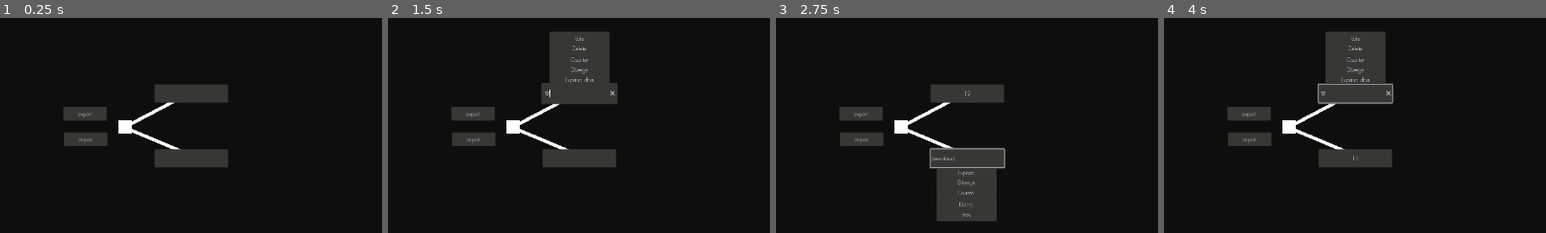
Above: before the commit, frames 1-4 (left to right).
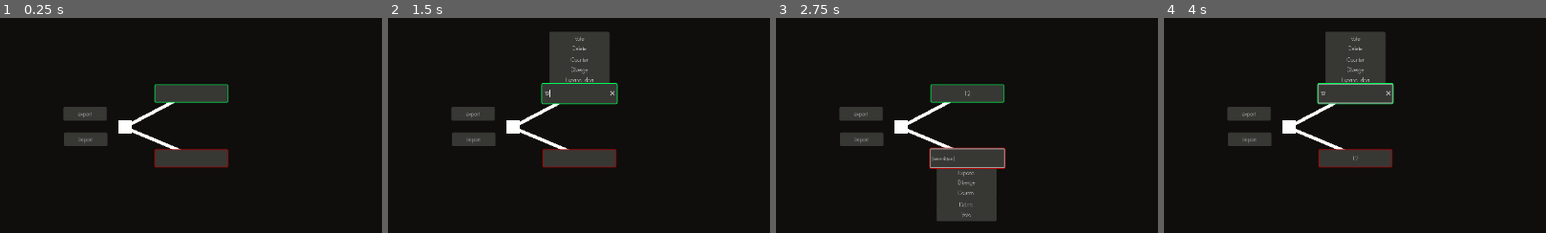
Above: after the commit, the same moments.

Repository: eqgy/understandingtree
Game: Godot game, scene res://understanding tree.tscn
Two runs of this game, one before a commit and one after it. Both use one fixed random seed, a clock stepped at 60 frames per second and the inputs below.
Inputs (mouse positions are % of the whole screen's width and height, from its top left):
- Up to frame 1 (0.25 s): no input
- Up to frame 2 (1.5 s): click (59, 42) at 0.5 s; click (59, 42) at 1.27 s; type "12" at 1.35 s
- Up to frame 3 (2.75 s): click (59, 57) at 2 s
- Up to frame 4 (4 s): click (59, 57) at 2.77 s; type "12" at 2.85 s; click "12" at 3.5 s
The pictures show only the part of the screen within x 34-84%, y 25-75%; the shares and areas given below are measured in that part.

The runs differ from the first frame. In frame 1, 0.7% of the frame differs, in the area x 40-60%, y 30-70%; in frame 2, 0.7%; in frame 3, 0.7%, in the area x 40-61%, y 30-71%; in frame 4, 0.7%.

Commit message:
Leaf nodes colored and slider position changed

Diff:
--- a/application iterations/iteration 1/a node.tscn
+++ b/application iterations/iteration 1/a node.tscn
@@ -1,9 +1,11 @@
-[gd_scene load_steps=12 format=3 uid="uid://biijdxa5vbai2"]
+[gd_scene load_steps=14 format=3 uid="uid://biijdxa5vbai2"]
 
 [ext_resource type="Script" path="res://a_node.gd" id="1_lkhld"]
 [ext_resource type="Theme" uid="uid://bosbvfdtv48xf" path="res://node theme.tres" id="1_ssop8"]
 [ext_resource type="Script" path="res://leaf.gd" id="2_g56ri"]
+[ext_resource type="Theme" uid="uid://cds065iq12qql" path="res://solution_theme.tres" id="2_kicbh"]
 [ext_resource type="Script" path="res://add_branch_button.gd" id="4_pq1f4"]
+[ext_resource type="Theme" uid="uid://bs0cajhbjb6g7" path="res://problem_theme.tres" id="4_xkqwe"]
 [ext_resource type="Script" path="res://delete.gd" id="5_iskqk"]
 [ext_resource type="Script" path="res://line_edit.gd" id="6_3ocxf"]
 [ext_resource type="PackedScene" uid="uid://cqy0v20iux2nn" path="res://vote.tscn" id="6_pnrlj"]
@@ -46,7 +48,7 @@
 grow_vertical = 2
 size_flags_horizontal = 4
 size_flags_vertical = 4
-theme = ExtResource("1_ssop8")
+theme = ExtResource("2_kicbh")
 toggle_mode = true
 script = ExtResource("2_g56ri")
 metadata/_edit_use_anchors_ = true
@@ -103,6 +105,7 @@
 offset_top = -129.0
 offset_right = 202.0
 offset_bottom = -89.0
+theme = ExtResource("1_ssop8")
 text = "Delete"
 script = ExtResource("5_iskqk")
 
@@ -113,16 +116,9 @@
 offset_top = -159.0
 offset_right = 202.0
 offset_bottom = -119.0
+theme = ExtResource("1_ssop8")
 text = "Vote"
 script = ExtResource("5_iskqk")
-
-[node name="Slider" parent="solution" instance=ExtResource("6_pnrlj")]
-visible = false
-layout_mode = 0
-offset_left = -26.0
-offset_top = -269.0
-offset_right = 76.0
-offset_bottom = -169.0
 
 [node name="LineEdit" type="LineEdit" parent="solution"]
 visible = false
@@ -136,6 +132,14 @@
 clear_button_enabled = true
 drag_and_drop_selection_enabled = false
 script = ExtResource("6_3ocxf")
+
+[node name="Slider" parent="solution" instance=ExtResource("6_pnrlj")]
+visible = false
+layout_mode = 0
+offset_left = -129.0
+offset_top = -29.0
+offset_right = -27.0
+offset_bottom = 71.0
 
 [node name="problem" type="Button" parent="."]
 z_index = 2
@@ -153,7 +157,7 @@
 grow_vertical = 2
 size_flags_horizontal = 4
 size_flags_vertical = 4
-theme = ExtResource("1_ssop8")
+theme = ExtResource("4_xkqwe")
 toggle_mode = true
 script = ExtResource("2_g56ri")
 metadata/_edit_use_anchors_ = true
@@ -208,6 +212,7 @@
 offset_top = 147.0
 offset_right = 199.0
 offset_bottom = 187.0
+theme = ExtResource("1_ssop8")
 text = "Delete
 "
 script = ExtResource("5_iskqk")
@@ -219,17 +224,10 @@
 offset_top = 177.0
 offset_right = 199.0
 offset_bottom = 217.0
+theme = ExtResource("1_ssop8")
 text = "Vote
 "
 script = ExtResource("5_iskqk")
-
-[node name="Slider" parent="problem" instance=ExtResource("6_pnrlj")]
-visible = false
-layout_mode = 0
-offset_left = -29.0
-offset_top = 227.0
-offset_right = 73.0
-offset_bottom = 327.0
 
 [node name="LineEdit" type="LineEdit" parent="problem"]
 visible = false
@@ -243,6 +241,14 @@
 clear_button_enabled = true
 drag_and_drop_selection_enabled = false
 script = ExtResource("6_3ocxf")
+
+[node name="Slider" parent="problem" instance=ExtResource("6_pnrlj")]
+visible = false
+layout_mode = 0
+offset_left = -130.0
+offset_top = -23.0
+offset_right = -28.0
+offset_bottom = 77.0
 
 [node name="ColorRect" type="ColorRect" parent="."]
 anchors_preset = 8
--- a/application iterations/iteration 1/export prompt.tscn
+++ b/application iterations/iteration 1/export prompt.tscn
@@ -1,6 +1,6 @@
 [gd_scene load_steps=2 format=3 uid="uid://neem1u8tbw7y"]
 
-[ext_resource type="Theme" uid="uid://bosbvfdtv48xf" path="res://node theme.tres" id="1_2fger"]
+[ext_resource type="Theme" uid="uid://bs0cajhbjb6g7" path="res://problem_theme.tres" id="1_5qf17"]
 
 [node name="ExportPrompt" type="Node2D"]
 
@@ -17,7 +17,7 @@
 offset_bottom = 112.0
 grow_horizontal = 2
 grow_vertical = 2
-theme = ExtResource("1_2fger")
+theme = ExtResource("1_5qf17")
 
 [node name="LineEdit" type="LineEdit" parent="ColorRect"]
 layout_mode = 1
@@ -32,7 +32,7 @@
 offset_bottom = 15.5
 grow_horizontal = 2
 grow_vertical = 2
-theme = ExtResource("1_2fger")
+theme = ExtResource("1_5qf17")
 placeholder_text = "name of file"
 alignment = 1
 
@@ -49,7 +49,7 @@
 offset_bottom = -25.0
 grow_horizontal = 2
 grow_vertical = 2
-theme = ExtResource("1_2fger")
+theme = ExtResource("1_5qf17")
 theme_override_font_sizes/font_size = 24
 text = "export as?"
 horizontal_alignment = 1
@@ -60,5 +60,5 @@
 offset_top = 180.0
 offset_right = 407.5
 offset_bottom = 211.0
-theme = ExtResource("1_2fger")
+theme = ExtResource("1_5qf17")
 text = "okay"
--- /dev/null
+++ b/application iterations/iteration 1/problem_theme.tres
@@ -0,0 +1,86 @@
+[gd_resource type="Theme" load_steps=9 format=3 uid="uid://bs0cajhbjb6g7"]
+
+[ext_resource type="FontFile" uid="uid://d3ftebbowlidb" path="res://Futura Light.ttf" id="1_x2dgw"]
+[ext_resource type="FontFile" uid="uid://pysn54ei55sn" path="res://futura-pt-cufonfonts/FuturaCyrillicBook.ttf" id="2_3voul"]
+[ext_resource type="FontFile" uid="uid://c140ss75l0y8h" path="res://futura-pt-cufonfonts/FuturaCyrillicMedium.ttf" id="3_i0ak2"]
+
+[sub_resource type="StyleBoxFlat" id="StyleBoxFlat_olyi6"]
+bg_color = Color(0.215686, 0.215686, 0.203922, 1)
+border_width_left = 2
+border_width_top = 2
+border_width_right = 2
+border_width_bottom = 2
+border_color = Color(0.796078, 0, 0, 1)
+corner_radius_top_left = 4
+corner_radius_top_right = 4
+corner_radius_bottom_right = 4
+corner_radius_bottom_left = 4
+expand_margin_left = 4.0
+expand_margin_top = 4.0
+expand_margin_right = 4.0
+expand_margin_bottom = 4.0
+
+[sub_resource type="StyleBoxFlat" id="StyleBoxFlat_g4ers"]
+content_margin_left = 4.0
+content_margin_top = 4.0
+content_margin_right = 4.0
+content_margin_bottom = 4.0
+bg_color = Color(0.217201, 0.215881, 0.204473, 1)
+border_width_left = 2
+border_width_top = 2
+border_width_right = 2
+border_width_bottom = 2
+border_color = Color(0.794399, 3.22476e-06, 9.62615e-07, 1)
+corner_radius_top_left = 4
+corner_radius_top_right = 4
+corner_radius_bottom_right = 4
+corner_radius_bottom_left = 4
+
+[sub_resource type="StyleBoxFlat" id="StyleBoxFlat_xbbqy"]
+bg_color = Color(0.215686, 0.215686, 0.203922, 1)
+border_width_left = 2
+border_width_top = 2
+border_width_right = 2
+border_width_bottom = 2
+border_color = Color(0.796078, 0, 0, 1)
+corner_radius_top_left = 4
+corner_radius_top_right = 4
+corner_radius_bottom_right = 4
+corner_radius_bottom_left = 4
+expand_margin_left = 4.0
+expand_margin_top = 4.0
+expand_margin_right = 4.0
+expand_margin_bottom = 4.0
+
+[sub_resource type="StyleBoxFlat" id="StyleBoxFlat_xji1o"]
+bg_color = Color(0.10259, 0.0952795, 0.0840824, 1)
+corner_radius_top_left = 4
+corner_radius_top_right = 4
+corner_radius_bottom_right = 4
+corner_radius_bottom_left = 4
+
+[sub_resource type="StyleBoxFlat" id="StyleBoxFlat_b1ny6"]
+bg_color = Color(0.0613635, 0.0555308, 0.0467816, 1)
+border_width_left = 1
+border_width_top = 1
+border_width_right = 1
+border_width_bottom = 1
+border_color = Color(0, 0, 0, 1)
+corner_radius_top_left = 4
+corner_radius_top_right = 4
+corner_radius_bottom_right = 4
+corner_radius_bottom_left = 4
+
+[resource]
+default_font = ExtResource("3_i0ak2")
+Button/font_sizes/font_size = 16
+Button/fonts/font = ExtResource("1_x2dgw")
+Button/styles/hover = SubResource("StyleBoxFlat_olyi6")
+Button/styles/normal = SubResource("StyleBoxFlat_g4ers")
+Button/styles/pressed = SubResource("StyleBoxFlat_xbbqy")
+Label/colors/font_color = Color(0.791999, 0.791999, 0.791999, 1)
+Label/fonts/font = ExtResource("2_3voul")
+LineEdit/font_sizes/font_size = 16
+LineEdit/fonts/font = ExtResource("3_i0ak2")
+LineEdit/styles/normal = SubResource("StyleBoxFlat_xji1o")
+Panel/styles/panel = SubResource("StyleBoxFlat_b1ny6")
--- a/application iterations/iteration 1/sidebar.tscn
+++ b/application iterations/iteration 1/sidebar.tscn
@@ -1,7 +1,7 @@
 [gd_scene load_steps=6 format=3 uid="uid://c1rbava0y5b7y"]
 
 [ext_resource type="Script" path="res://sidebar.gd" id="1_bebx6"]
-[ext_resource type="Theme" uid="uid://bosbvfdtv48xf" path="res://node theme.tres" id="1_unxxk"]
+[ext_resource type="Theme" uid="uid://bs0cajhbjb6g7" path="res://problem_theme.tres" id="2_j0nxx"]
 
 [sub_resource type="StyleBoxEmpty" id="StyleBoxEmpty_bj12d"]
 
@@ -57,14 +57,14 @@
 
 [node name="Label" type="Label" parent="MarginContainer/HBoxContainer/VBoxContainer"]
 layout_mode = 2
-theme = ExtResource("1_unxxk")
+theme = ExtResource("2_j0nxx")
 text = "Understanding
 Tree"
 horizontal_alignment = 1
 
 [node name="Label2" type="Label" parent="MarginContainer/HBoxContainer/VBoxContainer"]
 layout_mode = 2
-theme = ExtResource("1_unxxk")
+theme = ExtResource("2_j0nxx")
 theme_override_font_sizes/font_size = 13
 text = "Description:
 "
@@ -91,7 +91,7 @@
 
 [node name="Button" type="Button" parent="MarginContainer/HBoxContainer/VBoxContainer/Buttons"]
 layout_mode = 2
-theme = ExtResource("1_unxxk")
+theme = ExtResource("2_j0nxx")
 theme_override_font_sizes/font_size = 16
 text = "ai suggestions"
 
--- /dev/null
+++ b/application iterations/iteration 1/solution_theme.tres
@@ -0,0 +1,86 @@
+[gd_resource type="Theme" load_steps=9 format=3 uid="uid://cds065iq12qql"]
+
+[ext_resource type="FontFile" uid="uid://d3ftebbowlidb" path="res://Futura Light.ttf" id="1_xlqxx"]
+[ext_resource type="FontFile" uid="uid://pysn54ei55sn" path="res://futura-pt-cufonfonts/FuturaCyrillicBook.ttf" id="2_ski2m"]
+[ext_resource type="FontFile" uid="uid://c140ss75l0y8h" path="res://futura-pt-cufonfonts/FuturaCyrillicMedium.ttf" id="3_nngfc"]
+
+[sub_resource type="StyleBoxFlat" id="StyleBoxFlat_olyi6"]
+bg_color = Color(0.215686, 0.215686, 0.203922, 1)
+border_width_left = 2
+border_width_top = 2
+border_width_right = 2
+border_width_bottom = 2
+border_color = Color(0, 1, 0.337255, 1)
+corner_radius_top_left = 4
+corner_radius_top_right = 4
+corner_radius_bottom_right = 4
+corner_radius_bottom_left = 4
+expand_margin_left = 4.0
+expand_margin_top = 4.0
+expand_margin_right = 4.0
+expand_margin_bottom = 4.0
+
+[sub_resource type="StyleBoxFlat" id="StyleBoxFlat_g4ers"]
+content_margin_left = 4.0
+content_margin_top = 4.0
+content_margin_right = 4.0
+content_margin_bottom = 4.0
+bg_color = Color(0.217201, 0.215881, 0.204473, 1)
+border_width_left = 2
+border_width_top = 2
+border_width_right = 2
+border_width_bottom = 2
+border_color = Color(0, 1, 0.337255, 1)
+corner_radius_top_left = 4
+corner_radius_top_right = 4
+corner_radius_bottom_right = 4
+corner_radius_bottom_left = 4
+
+[sub_resource type="StyleBoxFlat" id="StyleBoxFlat_xbbqy"]
+bg_color = Color(0.215686, 0.215686, 0.203922, 1)
+border_width_left = 2
+border_width_top = 2
+border_width_right = 2
+border_width_bottom = 2
+border_color = Color(0, 1, 0.337255, 1)
+corner_radius_top_left = 4
+corner_radius_top_right = 4
+corner_radius_bottom_right = 4
+corner_radius_bottom_left = 4
+expand_margin_left = 4.0
+expand_margin_top = 4.0
+expand_margin_right = 4.0
+expand_margin_bottom = 4.0
+
+[sub_resource type="StyleBoxFlat" id="StyleBoxFlat_xji1o"]
+bg_color = Color(0.10259, 0.0952795, 0.0840824, 1)
+corner_radius_top_left = 4
+corner_radius_top_right = 4
+corner_radius_bottom_right = 4
+corner_radius_bottom_left = 4
+
+[sub_resource type="StyleBoxFlat" id="StyleBoxFlat_b1ny6"]
+bg_color = Color(0.0613635, 0.0555308, 0.0467816, 1)
+border_width_left = 1
+border_width_top = 1
+border_width_right = 1
+border_width_bottom = 1
+border_color = Color(0, 0, 0, 1)
+corner_radius_top_left = 4
+corner_radius_top_right = 4
+corner_radius_bottom_right = 4
+corner_radius_bottom_left = 4
+
+[resource]
+default_font = ExtResource("3_nngfc")
+Button/font_sizes/font_size = 16
+Button/fonts/font = ExtResource("1_xlqxx")
+Button/styles/hover = SubResource("StyleBoxFlat_olyi6")
+Button/styles/normal = SubResource("StyleBoxFlat_g4ers")
+Button/styles/pressed = SubResource("StyleBoxFlat_xbbqy")
+Label/colors/font_color = Color(0.791999, 0.791999, 0.791999, 1)
+Label/fonts/font = ExtResource("2_ski2m")
+LineEdit/font_sizes/font_size = 16
+LineEdit/fonts/font = ExtResource("3_nngfc")
+LineEdit/styles/normal = SubResource("StyleBoxFlat_xji1o")
+Panel/styles/panel = SubResource("StyleBoxFlat_b1ny6")
--- a/application iterations/iteration 1/understanding tree.tscn
+++ b/application iterations/iteration 1/understanding tree.tscn
@@ -1,6 +1,7 @@
-[gd_scene load_steps=7 format=3 uid="uid://b1406qdf4gdrf"]
+[gd_scene load_steps=8 format=3 uid="uid://b1406qdf4gdrf"]
 
 [ext_resource type="Script" path="res://camera_2d.gd" id="1_8jth8"]
+[ext_resource type="Theme" uid="uid://bs0cajhbjb6g7" path="res://problem_theme.tres" id="1_n1wf8"]
 [ext_resource type="PackedScene" uid="uid://biijdxa5vbai2" path="res://a node.tscn" id="2_7kbvo"]
 [ext_resource type="Script" path="res://tree functions.gd" id="2_eq62t"]
 [ext_resource type="Theme" uid="uid://bosbvfdtv48xf" path="res://node theme.tres" id="2_jsh6r"]
@@ -15,7 +16,7 @@
 [node name="FileDialog" type="FileDialog" parent="CanvasLayer"]
 title = "Open a File"
 size = Vector2i(322, 180)
-theme = ExtResource("2_jsh6r")
+theme = ExtResource("1_n1wf8")
 ok_button_text = "Open"
 file_mode = 0
 access = 2
@@ -41,7 +42,7 @@
 offset_right = -8012.0
 offset_bottom = -1604.0
 scale = Vector2(6.53643, 2.95543)
-theme = ExtResource("2_jsh6r")
+theme = ExtResource("1_n1wf8")
 metadata/_edit_lock_ = true
 
 [node name="THE UNDERSTANDING TREE" type="Node2D" parent="."]
